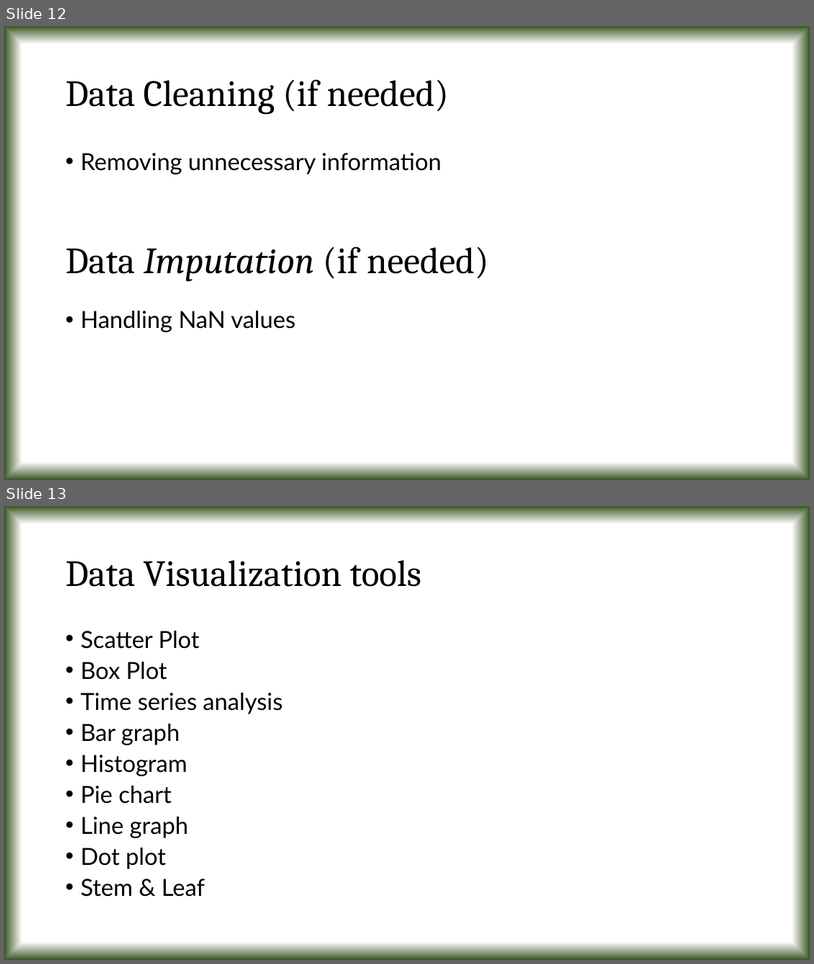
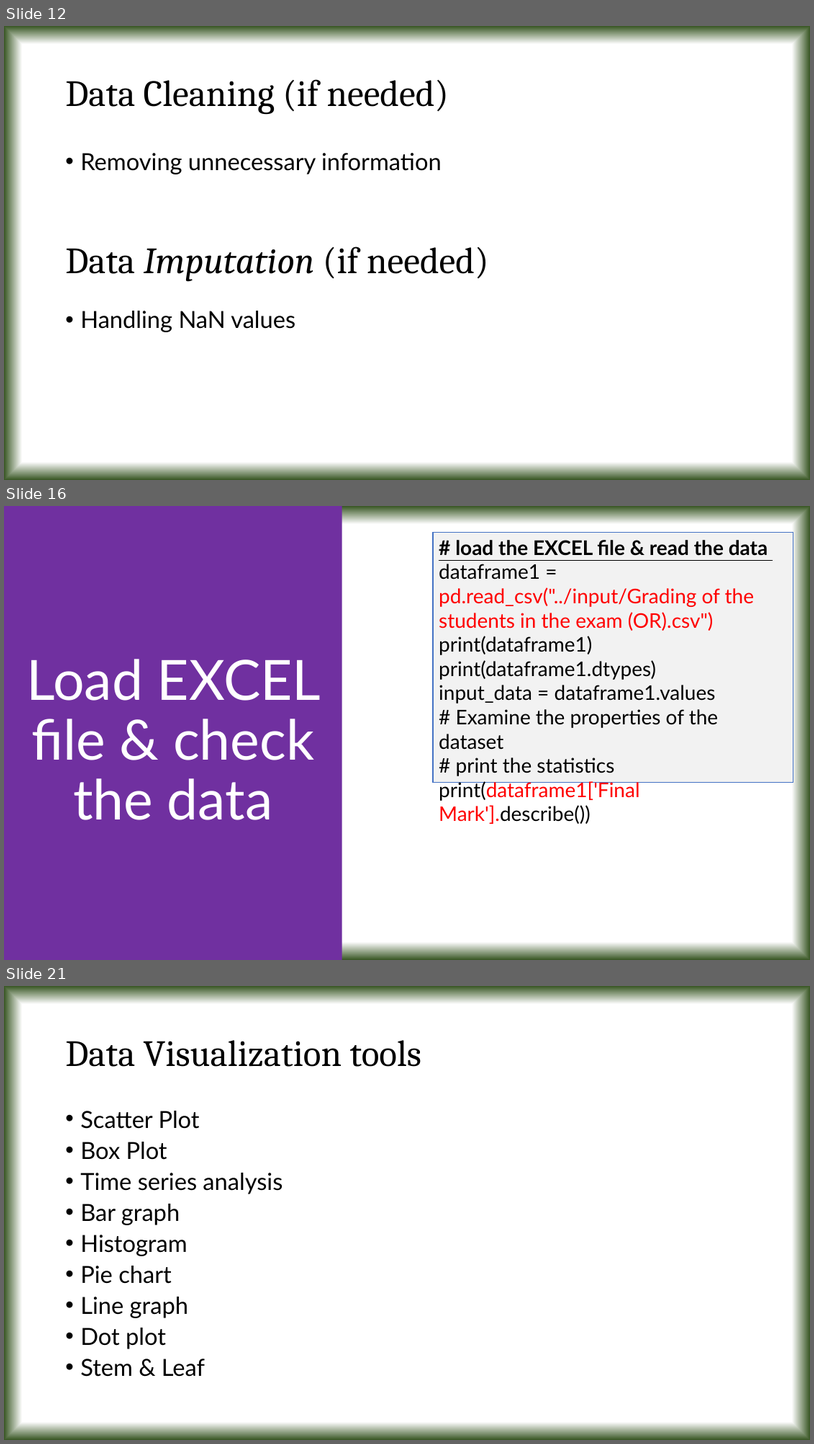
Before and after one commit to tanmoyie/Applied-Statistics, a slide deck: Projects & Dataset/Presentation on Python projects in Applied Statistics.pptx. Shown one above the other, each under a label of ours: slides 12 and 13 before the commit, slides 12, 16 and 21 after it; the slides between them are not shown. The pictures are 814x964 and 814x1444 pixels, drawn with LibreOffice and Linux fonts; fonts in the diff are those of the drawing. Boxes give left, top, right and bottom in pixels: in the first picture for what was removed or moved away, otherwise in the second. Text is boxed around its words. In the diff, an @@ line names an element or a change of style, - is before the commit and + after.

```diff
--- a/Projects & Dataset/Presentation on Python projects in Applied Statistics.pptx
+++ b/Projects & Dataset/Presentation on Python projects in Applied Statistics.pptx
@@ slide 16 added at (4,506,810,960), background gradient #FFFFFF to #385723 @@
@@ text added at (4,506,342,960), fill #7030A0, 66 pt, text #FFFFFF @@
+Load EXCEL file & check the data
@@ rectangle added at (433,532,793,782), fill #F2F2F2, outline #4472C4 1 pt, 24 pt, text #000000 @@
+# load the EXCEL file & read the data
+dataframe1 = pd.read_csv("../input/Grading of the students in the exam (OR).csv")
+print(dataframe1)
+print(dataframe1.dtypes)
+input_data = dataframe1.values
+# Examine the properties of the dataset
+# print the statistics
+print(dataframe1['Final Mark'].describe())
@@ what was slide 13 is now slide 21 @@
```
Also in this commit, not shown: 7 other slides added, 5 other files.
